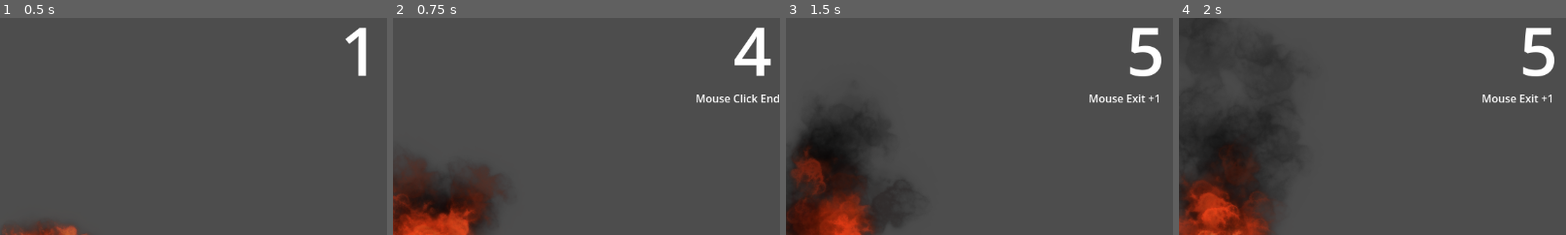
Above: before the commit, frames 1-4 (left to right).
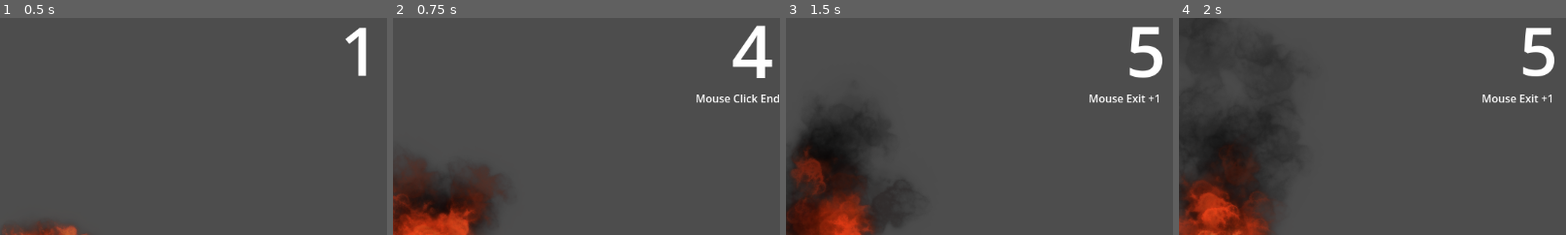
Above: after the commit, the same moments.

Repository: 1UpJohn/godot-testing-and-stuff
Game: Godot game, scene res://mainvfx.tscn
Same seed, same stepped clock (60 frames per second), same inputs: the game is played once before the commit and once after it.
Inputs (mouse positions are % of the whole screen's width and height, from its top left):
- Up to frame 1 (0.5 s): no input
- Up to frame 2 (0.75 s): click "Flame simulation (Godot)" at 0.5 s
- Up to frame 3 (1.5 s): move the mouse to (72, 45) at 1.27 s; hold D from 1.28 s (still down); tap Shift at 1.35 s; click (72, 45) at 1.42 s
- Up to frame 4 (2 s): keep holding D
The pictures show only the part of the screen within x 45-95%, y 4-54%; the shares and areas given below are measured in that part.

Frame 1 is identical in both runs. In frame 2, 0.5% of the frame differs, in the area x 87-98%, y 3-28%; in frame 3, 0.4%; in frame 4, nothing differs.

Commit message:
clicker game ruh

Diff:
--- a/button.gd
+++ b/button.gd
@@ -1,40 +1,84 @@
 extends Button
+
 @onready var my_label = $"../Label"
 @onready var wot = $"../type"
+
 signal count_changed(new_value)
 
-var what : String = ""
+var what: String = ""
 
-var count = 1:
+var _count := 1
+var count:
+	get:
+		return _count
 	set(value):
-		count = value
-		count_changed.emit(count)
+		_count = value
+		count_changed.emit(_count)
+
 		if my_label:
-			wot.text = str(what)
-			my_label.text = str(count)
+			my_label.text = str(_count)
+			pop_label()
+			if _count == 50:
+				tween_color(0.9,0.0,0.0)
+				pop_label()
+				print("Reached 50")
+			if _count == 100:
+				tween_color(0.7,0.0,0.0)
+				pop_label()
+				print("Reached 100")
+
+
+		if wot:
+			wot.text = what
+
 
 func _ready() -> void:
+	my_label.pivot_offset = my_label.size / 2
 	mouse_entered.connect(_mouse_enter)
 	mouse_exited.connect(_mouse_exit)
 	button_down.connect(_click)
 	button_up.connect(_click_off)
 
+
+func pop_label():
+	if not my_label:
+		return
+
+	my_label.scale = Vector2(1, 1)
+
+	var tween = create_tween()
+	tween.tween_property(my_label, "scale", Vector2(1.2, 1.2), 0.1)
+	tween.tween_property(my_label, "scale", Vector2(1, 1), 0.15)
+
+func set_label_color(c: Color):
+	my_label.add_theme_color_override("font_color", c)
+
+func tween_color(r, g, b):
+	if not my_label:
+		return
+
+	var tween = create_tween()
+	tween.tween_method(set_label_color, Color.WHITE, Color(r, g, b), 0.4)
+
 func _mouse_enter():
-	what = str("Mouse Enter +1")
+	what = "Mouse Enter +1"
 	count += 1
-	print("buh") #when mouse entered
+	print("buh")
+
 
 func _mouse_exit():
-	what = str("Mouse Exit +1")
+	what = "Mouse Exit +1"
 	count += 1
 	print("IT ENTERED")
 
+
 func _click():
-	what = str("Mouse Click +1")
+	what = "Mouse Click +1"
 	count += 1
 	print("Button was clicked")
 
+
 func _click_off():
-	what = str("Mouse Click End +1")
+	what = "Mouse Click End +1"
 	count += 1
 	print("clicking was done")
--- a/mainvfx.tscn
+++ b/mainvfx.tscn
@@ -106,6 +106,7 @@
 
 [node name="Control" type="Control" parent="." unique_id=1416959217]
 layout_mode = 3
+anchors_preset = 15
 anchor_right = 1.0
 anchor_bottom = 1.0
 offset_right = -4.0
